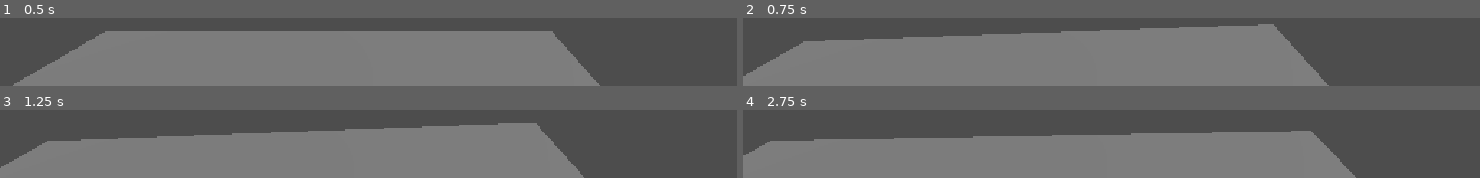
Above: before the commit, frames 1-4 (two rows, left to right).
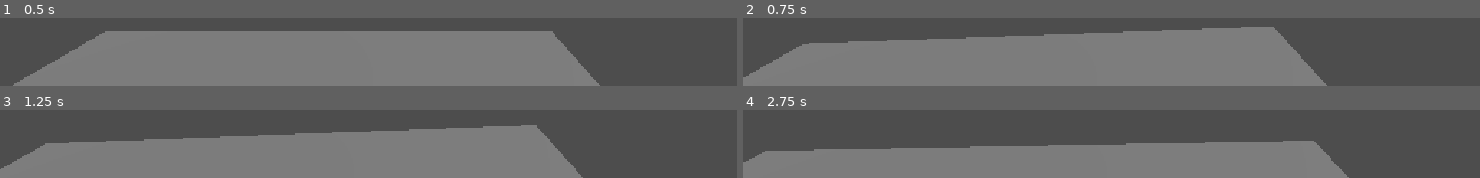
Above: after the commit, the same moments.

Repository: molnara/VoxelSandbox
Game: Godot game, scene res://world.tscn
Two runs of this game, one before a commit and one after it. Both use one fixed random seed, a clock stepped at 60 frames per second and the inputs below.
Inputs (mouse positions are in pixels of both pictures, inside the frame that each line leads up to):
- Up to frame 1 (0.5 s): no input
- Up to frame 2 (0.75 s): tap Enter (ui_accept) at 0.5 s; move the mouse to (outside the picture) at 0.52 s; hold Up (ui_up) from 0.53 s (still down); tap F (flying) at 0.6 s
- Up to frame 3 (1.25 s): keep holding Up (ui_up); tap Enter (ui_accept) at 0.77 s
- Up to frame 4 (2.75 s): keep holding Up (ui_up); move the mouse to (outside the picture) at 1.27 s; tap F (flying) at 1.35, 2.1 s; tap Enter (ui_accept) at 1.52 s; move the mouse to (outside the picture) at 2.02 s

Frame 1 is identical in both runs. In frame 2, 2.5% of the frame differs, in the area x 0-80%, y 8-100%; in frame 3, 2.7%; in frame 4, 12%, in the area x 0-84%, y 30-100%.

Commit message:
Added blocks in world custom monitor, calculate world generation time, removed mouse inversion

Diff:
--- a/player.gd
+++ b/player.gd
@@ -45,5 +45,5 @@
 	if event is InputEventMouseMotion:
 		var relative = event.relative * mouse_sensitivity
 		head.rotate_y(-relative.x)
-		eye_camera.rotate_x(relative.y)
+		eye_camera.rotate_x(-relative.y)
 		eye_camera.rotation.x = clamp(eye_camera.rotation.x, deg_to_rad(-40), deg_to_rad(40))
--- a/world.gd
+++ b/world.gd
@@ -4,11 +4,15 @@
 @export_range(-1, 1) var cut_off: float = 0.5
 @onready var default_cube: CSGBox3D = $DefaultCube
 
+var cubes: int = 0
+
 func _ready() -> void:
-
+	Performance.add_custom_monitor("game/cubes", func(): return cubes)
 	Input.mouse_mode = Input.MOUSE_MODE_CAPTURED
 
 	var random_generator = FastNoiseLite.new()
+
+	var start_time = Time.get_ticks_usec()
 
 	for x in range(world_size.x):
 		for z in range(world_size.z):
@@ -18,7 +22,11 @@
 					var new_cube = default_cube.duplicate()
 					new_cube.position = Vector3(x, y, z)
 					add_child(new_cube)
+					cubes += 1
 
+	var end_time = Time.get_ticks_usec()
+	var gen_time = (end_time - start_time) / 1000000.0
+	print_debug("Blocks in world: %s\n Gen Time: %s" % [cubes, gen_time])
 	remove_child(default_cube)
 
 func _unhandled_input(event: InputEvent) -> void:
--- a/world.tscn
+++ b/world.tscn
@@ -8,7 +8,6 @@
 
 [node name="World" type="Node3D" unique_id=756835798]
 script = ExtResource("1_f3sb7")
-cut_off = 0.04400000000000004
 
 [node name="DefaultCube" type="CSGBox3D" parent="." unique_id=1696944020]
 use_collision = true
